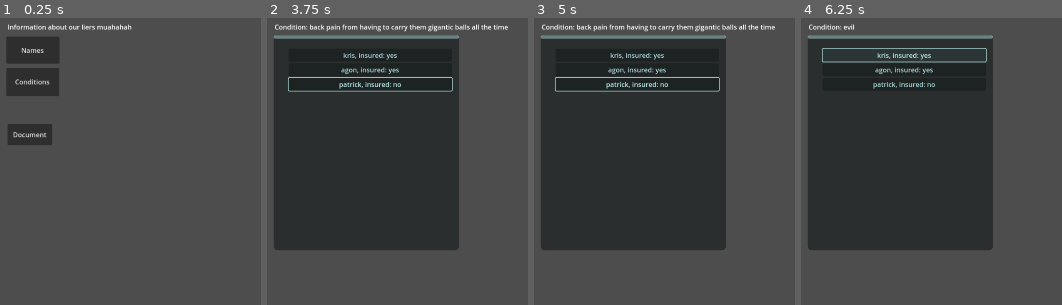
Above: before the commit, frames 1-4 (left to right).
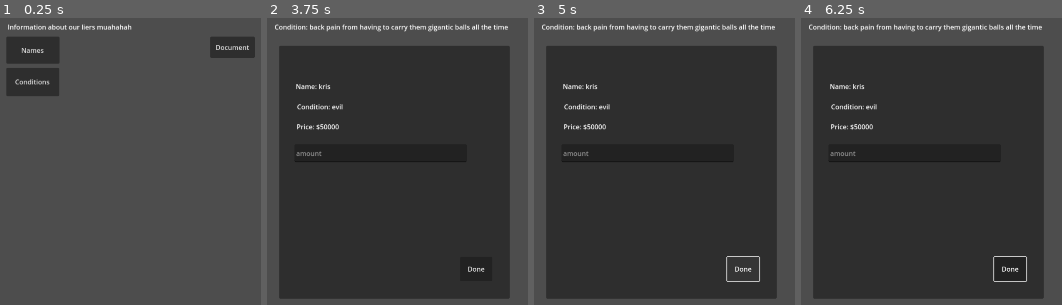
Above: after the commit, the same moments.

Repository: AgonGuri/vacation_please
Game: Godot game, scene res://scenes/pc_ui.tscn
The game is run twice, just before and just after one commit, with the same random seed, the same clock (stepped at 60 frames per second) and the same inputs.
Inputs (mouse positions are in pixels of both pictures, inside the frame that each line leads up to):
- Up to frame 1 (0.25 s): no input
- Up to frame 2 (3.75 s): click "Names" at 0.5 s; click "kris, insured: yes" at 1.25 s; click "agon, insured: yes" at 2 s; click "patrick, insured: no" at 2.75 s; click (499, 46) at 3.5 s, where only the run after the commit has a clickable "Document"
- Up to frame 3 (5 s): click (742, 267) at 4.25 s, where only the run after the commit has a clickable "Done"
- Up to frame 4 (6.25 s): click (1009, 267) at 5 s, where only the run after the commit has a clickable "Done"; click (905, 55) at 5.75 s, where only the run before the commit has a clickable "kris, insured: yes"

The runs differ from the first frame. In frame 1, 2.4% of the frame differs, in the area x 3-98%, y 6-45%; in frame 2, 35%; in frame 3, 34%; in frame 4, 36%, in the area x 2-94%, y 2-98%.

Commit message:
document panel added

Diff:
--- a/scenes/pc_ui.tscn
+++ b/scenes/pc_ui.tscn
@@ -67,8 +67,56 @@
 
 [node name="DocumentButton" type="Button" parent="."]
 layout_mode = 0
-offset_left = 196.0
-offset_top = 279.0
-offset_right = 303.0
-offset_bottom = 330.0
+offset_left = 683.0
+offset_top = 69.0
+offset_right = 790.0
+offset_bottom = 120.0
 text = "Document"
+
+[node name="DocumentPanel" type="Panel" parent="."]
+layout_mode = 0
+offset_left = 207.0
+offset_top = 91.0
+offset_right = 761.0
+offset_bottom = 699.0
+
+[node name="CustomerName" type="Label" parent="DocumentPanel"]
+layout_mode = 0
+offset_left = 40.0
+offset_top = 86.0
+offset_right = 87.0
+offset_bottom = 109.0
+text = "Name"
+
+[node name="CustomerCondition" type="Label" parent="DocumentPanel"]
+layout_mode = 0
+offset_left = 43.0
+offset_top = 135.0
+offset_right = 176.0
+offset_bottom = 158.0
+text = "Why they nerfed:"
+
+[node name="CustomerPrice" type="Label" parent="DocumentPanel"]
+layout_mode = 0
+offset_left = 42.0
+offset_top = 183.0
+offset_right = 268.0
+offset_bottom = 206.0
+text = "How much money they want:"
+
+[node name="MoneyInput" type="LineEdit" parent="DocumentPanel"]
+layout_mode = 0
+offset_left = 37.0
+offset_top = 237.0
+offset_right = 451.0
+offset_bottom = 280.0
+text = "How much you give them"
+placeholder_text = "amount"
+
+[node name="DoneButton" type="Button" parent="DocumentPanel"]
+layout_mode = 0
+offset_left = 435.0
+offset_top = 508.0
+offset_right = 512.0
+offset_bottom = 566.0
+text = "Done"
--- a/scripts/pc_ui.gd
+++ b/scripts/pc_ui.gd
@@ -18,6 +18,12 @@
 @onready var information = $Information
 @onready var document = $DocumentButton
 @onready var conditionsButton = $ConditionsButton
+@onready var document_panel = $DocumentPanel
+@onready var customer_name= $DocumentPanel/CustomerName
+@onready var customer_condition = $DocumentPanel/CustomerCondition
+@onready var customer_price = $DocumentPanel/CustomerPrice
+@onready var money_input = $DocumentPanel/MoneyInput
+@onready var done_button = $DocumentPanel/DoneButton
 
 func _ready():
 	customer_resource = [
@@ -27,9 +33,11 @@
 	]
 
 	namesButton.pressed.connect(on_names_button_pressed)
+
 	#conditionsButton.pressed.connect(on_conditions_button_pressed)
 	nameContainer.visible = false
 	conditionContainer.visible = false
+	document_panel.visible = false
 
 func on_names_button_pressed():
 	namesButton.visible = false
@@ -61,3 +69,19 @@
 
 func customer_button_click(customer: CustomerResource):
 		information.text = "Condition: %s" % customer.condition
+		document.visible = true
+		#document.pressed.disconnect_all
+		document.pressed.connect(Callable(self, "show_document").bind(customer))
+
+func show_document(customer: CustomerResource):
+	document.visible = false
+	nameContainer.visible = false
+	conditionContainer.visible = false
+	document_panel.visible = true
+	customer_name.text = "Name: %s" % customer.name
+	customer_condition.text = "Condition: %s" % customer.condition
+	customer_price.text = "Price: $%d" % customer.price
+
+	money_input.text = "" # Clear input
+	#//done_button.pressed.disconnect_all()
+	done_button.pressed.connect(Callable(self, "on_done_pressed").bind(customer))
